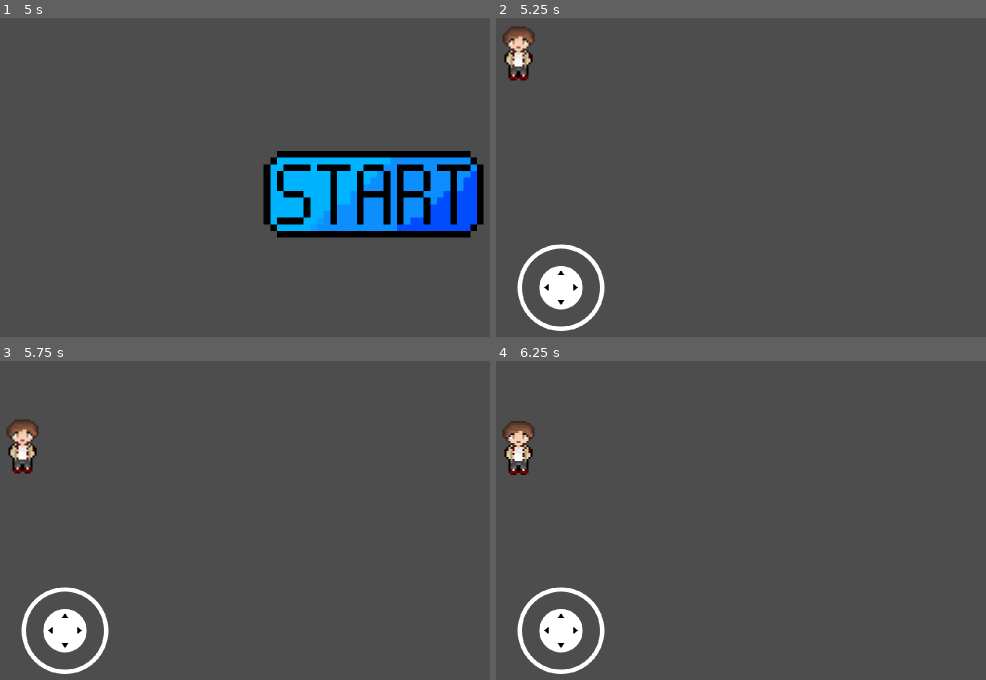
Above: before the commit, frames 1-4 (two rows, left to right).
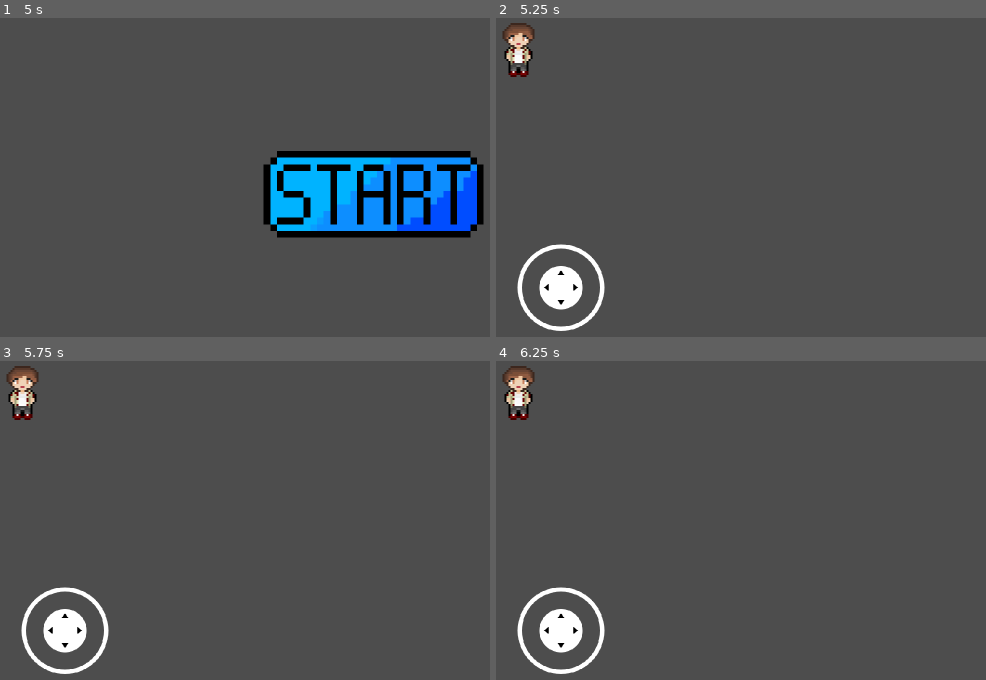
Above: after the commit, the same moments.

Repository: FelixSalim/RevitalizationOfElyoris
Game: Godot game, scene res://MainMenu.tscn
Two runs of this game, one before a commit and one after it. Both use one fixed random seed, a clock stepped at 60 frames per second and the inputs below.
Inputs (mouse positions are in pixels of both pictures, inside the frame that each line leads up to):
- Up to frame 1 (5 s): tap Enter at 0.5, 2, 3.5 s; move the mouse to (outside the picture) at 0.52 s; hold Right (ui_right) 0.53-1.25 s; click (outside the picture) at 0.67 s; tap Space at 1.25, 2.75, 4.25 s; drag from (215, 215) to (333, 270) at 1.27 s; move the mouse to (455, 120) at 2.02 s; hold Right (ui_right) 2.03-2.75 s; drag from (333, 270) to (137, 142) at 2.77 s; move the mouse to (outside the picture) at 3.52 s; hold Left (ui_left) 3.53-4.25 s; drag from (137, 142) to (254, 107) at 4.27 s
- Up to frame 2 (5.25 s): move the mouse to (912, 196) at 5.02 s; hold Down (ui_down) from 5.03 s (still down); click (912, 196) at 5.17 s
- Up to frame 3 (5.75 s): keep holding Down (ui_down)
- Up to frame 4 (6.25 s): release Down (ui_down) at 5.75 s; drag from (750, 450) to (711, 558) at 5.77 s

Frame 1 is identical in both runs. In frame 2, 0.7% of the frame differs, in the area x 1-8%, y 1-20%; in frame 3, 1.5%; in frame 4, 1.5%, in the area x 1-8%, y 1-36%.
Error after the commit: Invalid call. Nonexistent 'Vector2' constructor. (res://Player/Player.gd:21)

Commit message:
fix: fixed some bug

Diff:
--- a/Player/Player.gd
+++ b/Player/Player.gd
@@ -8,7 +8,7 @@
 var stateManager
 
 # Character Speed
-var speed = 300
+var speed = 10000
 
 # Initiates State Manager, Set Initial State to Idle
 func _ready():
@@ -16,9 +16,9 @@
 	change_moving_state("idle")
 
 # Process User Input
-func get_input():
+func get_input(delta):
 	# Reset velocity
-	velocity = Vector2()
+	velocity = Vector2(delta)
 
 	# Call Move Function
 	if Input.is_action_pressed("ui_left"):
@@ -31,11 +31,11 @@
 		move_down()
 
 	# Update Velocity
-	velocity = velocity.normalized() * speed
+	velocity = velocity.normalized() * speed * delta
 
 # Get Input and Move Player Each Frame
 func _process(delta):
-	get_input()
+	get_input(delta)
 	move_and_slide()
 
 # Movement Handling (Handled in the individual state class like RunState and IdleState)
